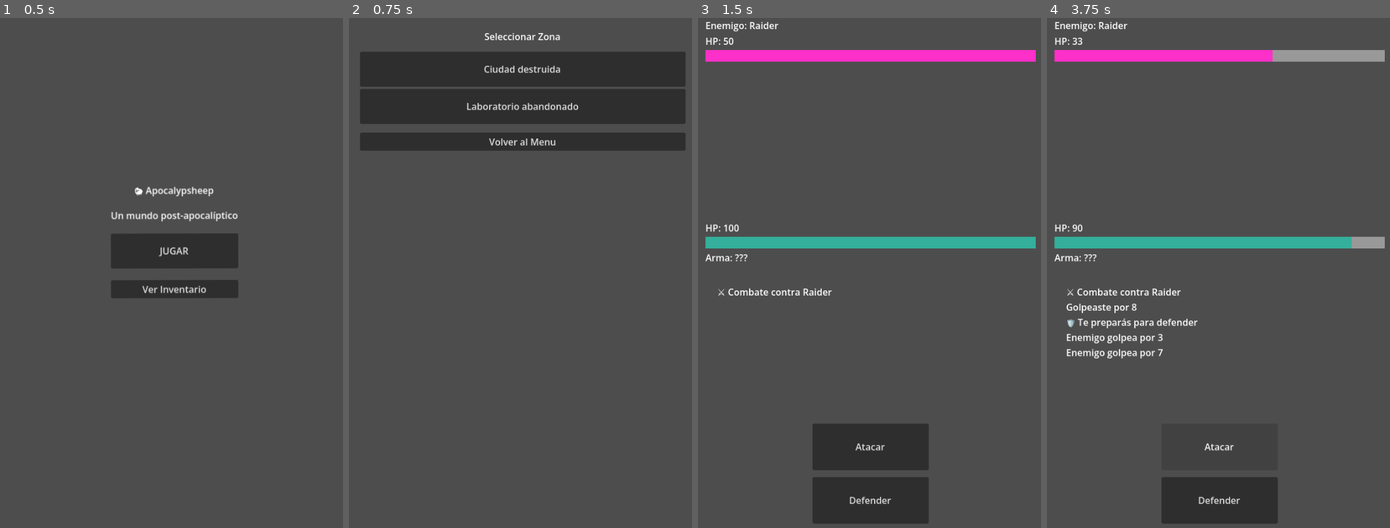
Above: before the commit, frames 1-4 (left to right).
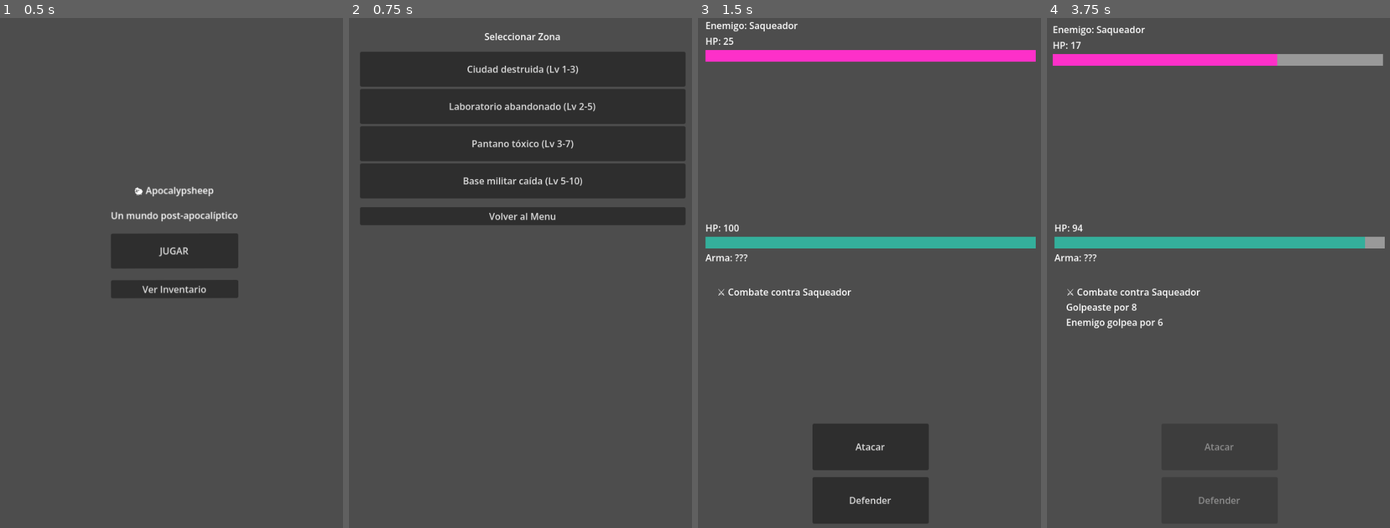
Above: after the commit, the same moments.

Repository: MirandaFrancoCBA/apocalypsheep
Game: Godot game, scene res://scenes/main_menu.tscn
Two runs of this game, one before a commit and one after it. Both use one fixed random seed, a clock stepped at 60 frames per second and the inputs below.
Inputs (mouse positions are in pixels of both pictures, inside the frame that each line leads up to):
- Up to frame 1 (0.5 s): no input
- Up to frame 2 (0.75 s): click "JUGAR" at 0.5 s
- Up to frame 3 (1.5 s): click (872, 69) at 1.25 s, where only the run before the commit has a clickable "Ciudad destruida"
- Up to frame 4 (3.75 s): click "Atacar" at 2 s; click (1218, 502) at 2.75 s, where only the run before the commit has a clickable "Defender"; click "Atacar" at 3.5 s

Frame 1 is identical in both runs. In frame 2, 13% of the frame differs, in the area x 3-99%, y 9-41%; in frame 3, 0.2%; in frame 4, 3.2%.
Error after the commit: Invalid access to property or key 'hp' on a base object of type 'Nil'. (res://scripts/ui/combat_screen.gd:399)

Commit message:
Feat: new enemy system

Diff:
--- a/data/enemies.json
+++ b/data/enemies.json
@@ -1,26 +1,13 @@
 [
-    {
-      "id": "raider",
-      "name": "Raider",
-      "hp": 50,
-      "damage": 8
-    },
-    {
-      "id": "mutant_rat",
-      "name": "Rata mutante",
-      "hp": 30,
-      "damage": 5
-    },
-    {
-      "id": "infected_scientist",
-      "name": "Infected Scientist",
-      "hp": 50,
-      "damage": 8
-    },
-    {
-      "id": "robot",
-      "name": "Robot mutante",
-      "hp": 300,
-      "damage": 5
-    }
-  ]
+  { "id": "raider", "name": "Saqueador", "hp": 20, "damage": 5 },
+  { "id": "mutant_rat", "name": "Rata mutante", "hp": 15, "damage": 4 },
+
+  { "id": "robot", "name": "Robot defectuoso", "hp": 30, "damage": 6 },
+  { "id": "infected_scientist", "name": "Científico infectado", "hp": 25, "damage": 5 },
+
+  { "id": "toxic_slug", "name": "Babosa tóxica", "hp": 35, "damage": 6 },
+  { "id": "swamp_beast", "name": "Bestia del pantano", "hp": 40, "damage": 8 },
+
+  { "id": "elite_soldier", "name": "Soldado élite", "hp": 50, "damage": 10 },
+  { "id": "turret", "name": "Torreta automática", "hp": 45, "damage": 9 }
+]
--- a/data/zones.json
+++ b/data/zones.json
@@ -1,14 +1,26 @@
 [
-    {
-      "id": "zone_1",
-      "name": "Ciudad destruida",
-      "level_range": [1, 3],
-      "enemies": ["raider", "mutant_rat"]
-    },
-    {
-      "id": "zone_2",
-      "name": "Laboratorio abandonado",
-      "level_range": [2, 5],
-      "enemies": ["robot", "infected_scientist"]
-    }
-  ]
+  {
+    "id": "zone_1",
+    "name": "Ciudad destruida",
+    "level_range": [1, 3],
+    "enemies": ["raider", "mutant_rat"]
+  },
+  {
+    "id": "zone_2",
+    "name": "Laboratorio abandonado",
+    "level_range": [2, 5],
+    "enemies": ["robot", "infected_scientist"]
+  },
+  {
+    "id": "zone_3",
+    "name": "Pantano tóxico",
+    "level_range": [3, 7],
+    "enemies": ["toxic_slug", "swamp_beast"]
+  },
+  {
+    "id": "zone_4",
+    "name": "Base militar caída",
+    "level_range": [5, 10],
+    "enemies": ["elite_soldier", "turret"]
+  }
+]
--- a/scripts/core/enemy.gd
+++ b/scripts/core/enemy.gd
@@ -12,13 +12,16 @@
 var effects: Array[Dictionary] = []
 var is_defending: bool = false
 static func from_dict(data: Dictionary) -> Enemy:
-	var e = Enemy.new()
-	e.id = data.get("id", "")
-	e.name = data.get("name", "Enemy")
-	e.hp = data.get("hp", 10)
-	e.max_hp = e.hp
-	e.damage = data.get("damage", 1)
-	return e
+	var new_enemy = Enemy.new()
+
+	new_enemy.id = data.get("id", "")
+	new_enemy.name = data.get("name", "Enemigo")
+
+	new_enemy.hp = data.get("hp", 10)
+	new_enemy.max_hp = data.get("max_hp", new_enemy.hp)
+	new_enemy.damage = data.get("damage", 2)
+
+	return new_enemy
 
 func take_damage(amount: int) -> void:
 	hp -= amount
--- a/scripts/ui/combat_screen.gd
+++ b/scripts/ui/combat_screen.gd
@@ -1,7 +1,7 @@
 extends Control
 
 # ─────────────────────────────────────────
-# EXPORTS (asignados desde el editor)
+# EXPORTS
 # ─────────────────────────────────────────
 @export var label_enemy: Label
 @export var label_enemy_hp: Label
@@ -51,7 +51,7 @@
 	var nodes = [
 		label_enemy, label_enemy_hp, enemy_hp_bar, enemy_container,
 		label_player_hp, player_hp_bar, player_container,
-		label_result, log_container, button_attack
+		label_result, log_container, button_attack, button_defend
 	]
 
 	for n in nodes:
@@ -94,18 +94,20 @@
 
 	player_hp_bar.value = player.hp
 	enemy_hp_bar.value = enemy.hp
+
 	_update_effects_ui()
 
 # ─────────────────────────────────────────
-# BOTÓN
+# ATAQUE
 # ─────────────────────────────────────────
 func _on_button_attack_pressed() -> void:
 	if combat_finished:
 		return
 
 	button_attack.disabled = true
-
-	# 🧪 EFECTOS (inicio de turno)
+	button_defend.disabled = true
+
+	# efectos turno
 	var logs = combat_system.apply_effects(player)
 	for l in logs:
 		add_log(l)
@@ -116,7 +118,7 @@
 
 	_update_ui()
 
-	# 🗡️ ATAQUE JUGADOR
+	# ataque jugador
 	var result = combat_system.player_attack(player, enemy)
 
 	await _flash(enemy_container, Color.RED)
@@ -136,7 +138,7 @@
 
 	await get_tree().create_timer(0.6).timeout
 
-	# 👾 ATAQUE ENEMIGO
+	# ataque enemigo
 	result = combat_system.enemy_attack(player, enemy)
 
 	await _flash(player_container, Color.RED)
@@ -155,9 +157,44 @@
 		return
 
 	button_attack.disabled = false
-
-# ─────────────────────────────────────────
-# LOG (ESTABLE + LIMITADO + AUTOSCROLL)
+	button_defend.disabled = false
+
+# ─────────────────────────────────────────
+# DEFENSA
+# ─────────────────────────────────────────
+func _on_button_defend_pressed() -> void:
+	if combat_finished:
+		return
+
+	button_attack.disabled = true
+	button_defend.disabled = true
+
+	player.start_defense()
+	add_log("🛡️ Te preparás para defender")
+
+	await get_tree().create_timer(0.5).timeout
+
+	var result = combat_system.enemy_attack(player, enemy)
+
+	await _flash(player_container, Color.BLUE)
+	await _shake(player_container)
+
+	if result["is_crit"]:
+		add_log("⚠️ CRÍTICO enemigo! " + str(result["damage"]))
+	else:
+		add_log("Enemigo golpea por " + str(result["damage"]))
+
+	_update_ui()
+
+	if player.hp <= 0:
+		_end_combat("defeat")
+		return
+
+	button_attack.disabled = false
+	button_defend.disabled = false
+
+# ─────────────────────────────────────────
+# LOG
 # ─────────────────────────────────────────
 func add_log(text: String) -> void:
 	var lines: Array = []
@@ -167,7 +204,6 @@
 
 	lines.append(text)
 
-	# limitar tamaño
 	while lines.size() > MAX_LOG_LINES:
 		lines.remove_at(0)
 
@@ -197,7 +233,9 @@
 
 	for e in data:
 		if e["id"] == random_id:
-			return Enemy.from_dict(e)
+			var enemy = Enemy.from_dict(e)
+			_apply_enemy_scaling(enemy)
+			return enemy
 
 	return Enemy.new()
 
@@ -212,27 +250,29 @@
 		GameManager.add_xp(xp_gained)
 		add_log("✨ Ganaste " + str(xp_gained) + " XP")
 
-	# 🎲 DROP CHANCE
 		if _roll_drop():
 			var loot = _generate_loot()
 
 			if loot.size() > 0:
 				GameManager.add_item_to_inventory(loot)
 				add_log("🎁 Obtuviste: " + loot.get("name", "Item"))
-	else:
-		add_log("❌ No obtuviste nada...")
+		else:
+			add_log("❌ No obtuviste nada...")
 
 	add_log("🏁 Resultado: " + result)
 	add_log("👉 Tocar para continuar")
 
 	button_attack.disabled = true
-
+	button_defend.disabled = true
+
+# ─────────────────────────────────────────
+# UI EFECTOS
+# ─────────────────────────────────────────
 func _update_effects_ui() -> void:
 	_draw_effects(player.effects, player_effects_container)
 	_draw_effects(enemy.effects, enemy_effects_container)
 
 func _draw_effects(effects: Array, container: HBoxContainer) -> void:
-	# limpiar
 	for child in container.get_children():
 		child.queue_free()
 
@@ -242,12 +282,7 @@
 		var icon = _effect_icon(effect["type"])
 		var duration = effect["duration"]
 
-		# stun no necesita número
-		if effect["type"] == "stun":
-			label.text = icon
-		else:
-			label.text = icon + " x" + str(duration)
-
+		label.text = icon if effect["type"] == "stun" else icon + " x" + str(duration)
 		label.add_theme_font_size_override("font_size", 16)
 
 		container.add_child(label)
@@ -260,6 +295,9 @@
 		"stun": return "💫"
 		_: return "❓"
 
+# ─────────────────────────────────────────
+# UI ARMA
+# ─────────────────────────────────────────
 func _update_weapon_ui() -> void:
 	var weapon = player.equipped_weapon
 
@@ -268,14 +306,12 @@
 	else:
 		label_weapon.text = "Arma: " + weapon.get("name", "???")
 
-	if weapon != null:
 		var effect = weapon.get("effect", "")
 		if effect != "":
 			label_weapon.text += " (" + _effect_icon(effect) + ")"
 
-
-# ─────────────────────────────────────────
-# INPUT FINAL (NO MÁS AUTO EXIT)
+# ─────────────────────────────────────────
+# INPUT FINAL
 # ─────────────────────────────────────────
 func _input(event):
 	if waiting_for_input and event.is_pressed():
@@ -308,28 +344,21 @@
 	var file = FileAccess.open("res://data/items.json", FileAccess.READ)
 
 	if file == null:
-		push_error("No se pudo abrir items.json")
 		return {}
 
 	var data = JSON.parse_string(file.get_as_text())
 
 	if data == null or data.is_empty():
-		push_error("Items vacíos")
 		return {}
 
-	# 🎲 elegir rareza
 	var rarity = _roll_rarity()
 
-	print("[LOOT] Rareza:", rarity) # debug
-
-	# 📦 filtrar items
 	var filtered_items: Array = []
 
 	for item in data:
 		if item.get("rarity", "common") == rarity:
 			filtered_items.append(item)
 
-	# fallback si no hay items de esa rareza
 	if filtered_items.is_empty():
 		filtered_items = data
 
@@ -346,44 +375,25 @@
 
 	for rarity in Constants.RARITY_WEIGHTS.keys():
 		cumulative += Constants.RARITY_WEIGHTS[rarity]
-
 		if roll <= cumulative:
 			return rarity
 
 	return "common"
 
-func _on_button_defend_pressed() -> void:
-	if combat_finished:
-		return
-
-	button_attack.disabled = true
-	button_defend.disabled = true
-
-	player.start_defense()
-	add_log("🛡️ Te preparás para defender")
-
-	await get_tree().create_timer(0.5).timeout
-
-	# turno enemigo
-	var result = combat_system.enemy_attack(player, enemy)
-
-	await _flash(player_container, Color.BLUE)
-	await _shake(player_container)
-
-	if result["is_crit"]:
-		add_log("⚠️ CRÍTICO enemigo! " + str(result["damage"]))
-	else:
-		add_log("Enemigo golpea por " + str(result["damage"]))
-
-	_update_ui()
-
-	if player.hp <= 0:
-		_end_combat("defeat")
-		return
-
-	button_attack.disabled = false
-	button_defend.disabled = false
-
 func _roll_drop() -> bool:
-	var roll = randi_range(1, 100)
-	return roll <= Constants.LOOT_DROP_CHANCE
+	return randi_range(1, 100) <= Constants.LOOT_DROP_CHANCE
+
+# ─────────────────────────────────────────
+# SCALING
+# ─────────────────────────────────────────
+func _apply_enemy_scaling(target_enemy: Enemy) -> void:
+	var zone = GameManager.get_selected_zone()
+	var level_range = zone.get("level_range", [1, 1])
+
+	var final_level = randi_range(level_range[0], level_range[1])
+
+	target_enemy.max_hp += final_level * 5
+	target_enemy.hp = target_enemy.max_hp
+	target_enemy.damage += final_level * 2
+
+	print("[ENEMY] Nivel:", final_level, "HP:", enemy.hp, "DMG:", enemy.damage)
--- a/scripts/ui/zone_select.gd
+++ b/scripts/ui/zone_select.gd
@@ -1,10 +1,7 @@
-# scripts/ui/zone_select.gd
 extends Control
 
-# Referencia al contenedor donde vamos a crear botones
 @onready var zones_container = $MarginContainer/VBoxContainer/VBoxZones
 @onready var button_back = $MarginContainer/VBoxContainer/ButtonBack
-
 
 func _ready() -> void:
 	print("[ZoneSelect] Cargando zonas...")
@@ -24,16 +21,27 @@
 		push_error("[ZoneSelect] Error parseando JSON")
 		return
 
+	_clear_zones()
 	create_zone_buttons(data)
+
+func _clear_zones():
+	for child in zones_container.get_children():
+		child.queue_free()
 
 func create_zone_buttons(zones: Array) -> void:
 	for zone in zones:
 		var button = Button.new()
 
-		button.text = zone["name"]
+		var range = zone.get("level_range", [1, 1])
+		var text = "%s (Lv %d-%d)" % [
+			zone.get("name", "Zona"),
+			range[0],
+			range[1]
+		]
+
+		button.text = text
 		button.custom_minimum_size = Vector2(0, 60)
 
-		# Conectar señal dinámicamente
 		button.pressed.connect(func():
 			_on_zone_selected(zone)
 		)
@@ -41,11 +49,9 @@
 		zones_container.add_child(button)
 
 func _on_zone_selected(zone: Dictionary) -> void:
-	print("[ZoneSelect] Zona elegida: ", zone["name"])
+	print("[ZoneSelect] Zona elegida:", zone.get("name", ""))
 
 	GameManager.set_selected_zone(zone)
-
-	# Ir a combate (aunque no exista aún)
 	SceneManager.go_to_combat()
 
 func _on_button_back_pressed() -> void:
